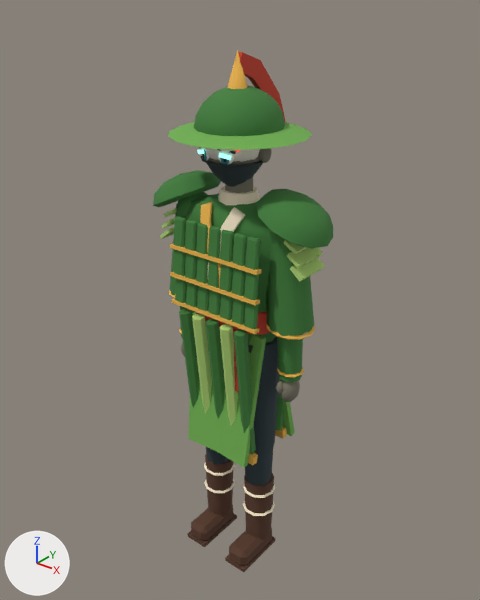
The Blender file art/characters/truc_tuong.blend, before and after one commit.
Before and after are seen from a camera (50 mm lens) standing at (1.99, -2.47, 3.18) and looking at (-0.03, 0.06, 1.6). Lighting does not change. The marker at lower left points along +X, +Y and +Z. The older version comes first.

Script lines for the objects in view, before the commit:
```python
me_body = bpy.data.meshes.new('Body')
me_body.from_pydata(...)  # 3300 vertices, 3307 faces; spans x -0.52..0.52, y -0.33..0.39, z 0.0..2.88
me_body.materials.append(mat_vk_stone_dark)  # dark yellow #7a7666
me_body.materials.append(mat_vk_white)  # white #fbf7ee
me_body.materials.append(mat_vk_iris)  # cyan #2a7f86
me_body.materials.append(mat_vk_ink)  # black #1b1d22
me_body.materials.append(mat_vk_hair)  # dark blue #262b38
me_body.materials.append(mat_vk_vermilion_dark)  # red #8a2a22
me_body.materials.append(mat_vk_bamboo)  # green #6fae4f
me_body.materials.append(mat_vk_gold)  # orange #e9b24a
me_body.materials.append(mat_vk_mask)  # white #ece6d8
me_body.materials.append(mat_vk_spirit)  # cyan #8fe3d6, glowing cyan #8fe3d6
me_body.materials.append(mat_vk_seal)  # red #d9473a, glowing red #d9473a
me_body.materials.append(mat_vk_cloth_dark)  # dark cyan #2c3a3f
me_body.materials.append(mat_vk_bamboo_dark)  # green #3f7d3a
me_body.materials.append(mat_vk_bamboo_light)  # green #b4d878
me_body.materials.append(mat_vk_vermilion)  # red #c8402e
me_body.materials.append(mat_vk_cream)  # beige #f3e6c8
me_body.materials.append(mat_vk_wood_dark)  # brown #573827
ob_body = bpy.data.objects.new('Body', me_body)
ob_body.location = (0.0, 0.0, 0.0)
```
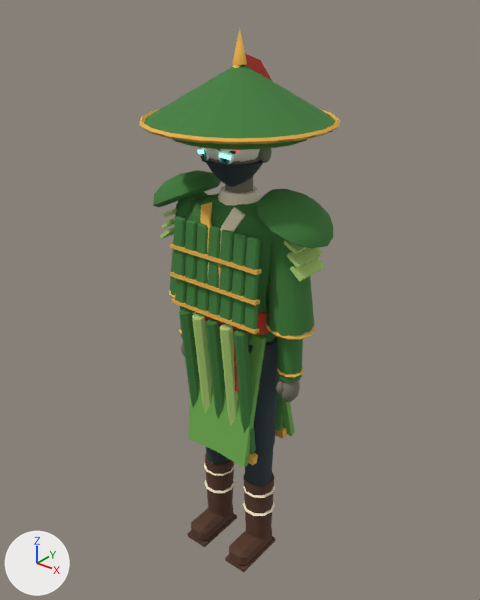
Changed parts and their boxes (x1, y1, x2, y2) in the pictures (480 x 600 px):
'Body', reshaped (12% wider)
    before: (153, 50, 333, 572)
    after: (139, 28, 340, 572)
part 1 of me_body, added (green)
    after: (144, 65, 335, 144)
part 2 of me_body, added
    after: (232, 28, 247, 65)
part 3 of me_body, added (orange)
    after: (139, 109, 340, 144)

Diff of the bpy script that builds the scene:
```diff
--- a/art/characters/truc_tuong.blend.py
+++ b/art/characters/truc_tuong.blend.py
@@ me_body @@
 # used by ob_body; location = (0.0, 0.0, 0.0)
-me_body.from_pydata(...)  # 3300 vertices, 3307 faces; spans x -0.52..0.52, y -0.33..0.39, z 0.0..2.88
+me_body.from_pydata(...)  # 3408 vertices, 3415 faces; spans x -0.52..0.52, y -0.46..0.49, z 0.0..2.98
+# me_body part 1: a new loose piece, an 18-sided cone pointing to +z spanning x -0.46..0.46, y -0.45..0.48, z 2.57..2.83, in mat_vk_bamboo_dark (green #3f7d3a)
+# me_body part 2: a new loose piece, an 8-sided cone pointing to +z spanning x -0.034..0.034, y -0.019..0.05, z 2.821..2.976, in mat_vk_gold (orange #e9b24a)
+# me_body part 3: a new loose piece of 80 vertices spanning x -0.47..0.47, y -0.46..0.49, z 2.56..2.59, in mat_vk_gold (orange #e9b24a)
 me_body.materials.append(mat_vk_stone_dark)
```
